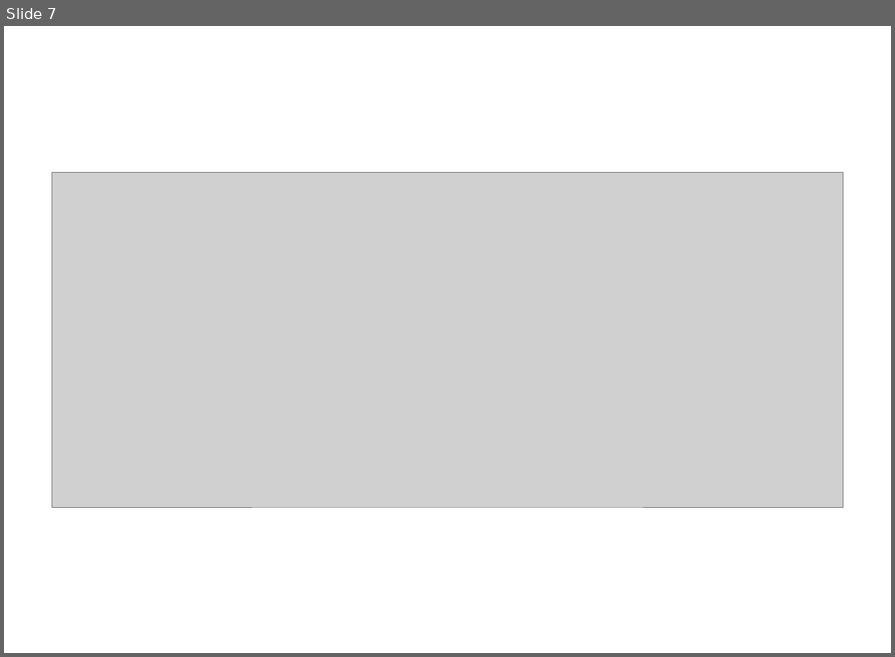
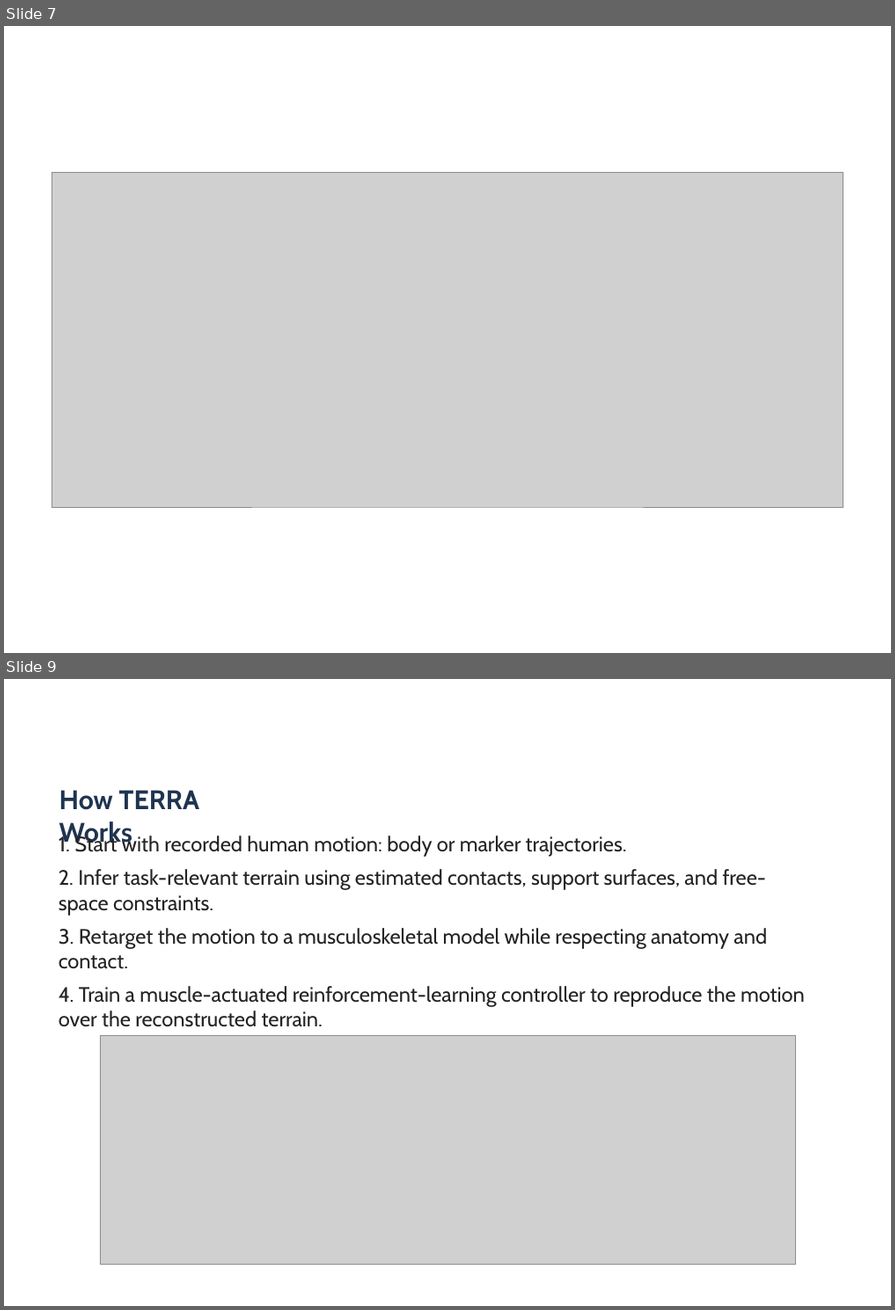
Before and after one commit to ehsansharafianm/imu-obstacle-crossing-analysis, a slide deck: Presentations/26-10-26-group-meeting-statistical-analysis-101-109.pptx. Shown one above the other, each under a label of ours: slide 7 before the commit, slides 7 and 9 after it; the slides between them are not shown. The pictures are 895x657 and 895x1310 pixels, drawn with LibreOffice and Linux fonts; fonts in the diff are those of the drawing; grey boxes stand for pictures. Boxes give left, top, right and bottom in pixels: in the first picture for what was removed or moved away, otherwise in the second. Text is boxed around its words. In the diff, an @@ line names an element or a change of style, - is before the commit and + after.

```diff
--- a/Presentations/26-10-26-group-meeting-statistical-analysis-101-109.pptx
+++ b/Presentations/26-10-26-group-meeting-statistical-analysis-101-109.pptx
@@ slide 9 added at box(4, 679, 891, 1306), background #FFFFFF @@
@@ text added at box(59, 790, 199, 848), 36 pt, text #1F344F, bold @@
+How TERRA Works
@@ text added at box(59, 834, 805, 1027), 28 pt, text #232323 @@
+1. Start with recorded human motion: body or marker trajectories.
+2. Infer task-relevant terrain using estimated contacts, support surfaces, and free-space constraints.
+3. Retarget the motion to a musculoskeletal model while respecting anatomy and contact.
+4. Train a muscle-actuated reinforcement-learning controller to reproduce the motion over the reconstructed terrain.
@@ picture added at box(100, 1035, 795, 1264) @@
```
Also in this commit, not shown: 3 other slides added, 18 other files.
